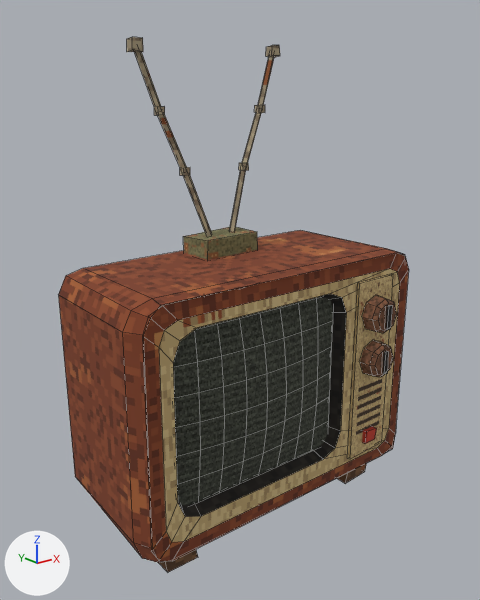
The Blender file output/oddities/OD02_OldTV.blend, before and after one commit.
Both versions are drawn from a 50 mm camera at (-0.995, -1.29, 1.042) aimed at (0.051, 0.017, 0.519). The axes (+X, +Y, +Z) are drawn at lower left. The lights are the same throughout. The older version comes first. Mesh edges are drawn as thin lines.

Before the edit, the objects in view are built like this:
```python
me_od02_body = bpy.data.meshes.new('OD02_Body')
me_od02_body.from_pydata(...)  # 350 vertices, 255 faces; spans x -0.42..0.419, y -0.308..0.538, z -0.004..1.155
me_od02_body.materials.append(mat_m_od02_oldtv)  # picture img_t_oldtv_png
me_od02_screen = bpy.data.meshes.new('OD02_Screen')
me_od02_screen.from_pydata(...)  # 63 vertices, 48 faces; spans x -0.32..0.15, y -0.255..-0.225, z 0.165..0.575
me_od02_screen.materials.append(mat_m_od02_screen)  # picture img_t_oldtv_static_png
ob_od02_body = bpy.data.objects.new('OD02_Body', me_od02_body)
ob_od02_body.parent = ob_sm_od02_oldtv
ob_od02_body.location = (0.0, 0.0, 0.0)
ob_od02_screen = bpy.data.objects.new('OD02_Screen', me_od02_screen)
ob_od02_screen.parent = ob_sm_od02_oldtv
ob_od02_screen.location = (0.0, 0.0, 0.0)
```
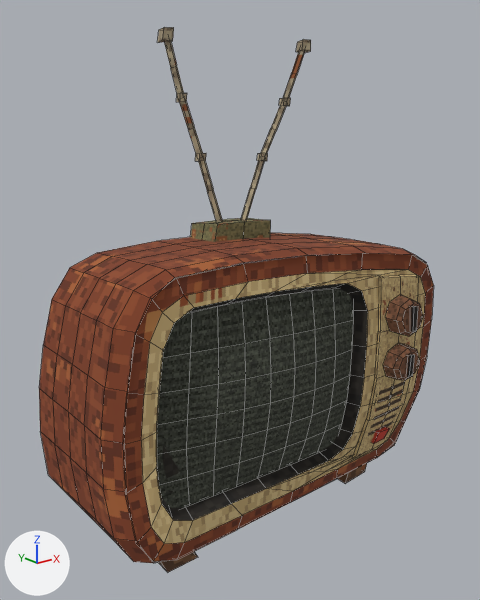
The edits, one by one:
me_od02_body is used by ob_od02_body; parent ob_sm_od02_oldtv; location (0.0, 0.0, 0.0).
me_od02_body had 350 vertices, 255 faces and spanned x -0.42..0.419, y -0.308..0.538, z -0.004..1.155.
me_od02_body now has 699 vertices, 560 faces and spans x -0.473..0.471, y -0.365..0.538, z -0.004..1.182.
me_od02_body part 1: the loose piece of 8 vertices spanning x 0.258..0.272, y -0.308..-0.296, z 0.479..0.541 is multiplied about its middle by the matrix ((1.085, 0.067, -0.086), (-0.068, 1.088, -0.009), (0.085, 0.014, 1.087)), then moved by (0.026, -0.057, 0.005).
me_od02_body part 2: the loose piece of 8 vertices spanning x 0.258..0.271, y -0.308..-0.297, z 0.36..0.42 is multiplied about its middle by the matrix ((1.009, 0.031, -0.019), (-0.032, 1.009, -0.044), (0.018, 0.045, 1.009)), then moved by (0.032, -0.053, 0.0).
me_od02_body part 3: the loose piece of 36 vertices spanning x -0.42..0.419, y -0.256..0.105, z 0.055..0.658 is rebuilt with 144 vertices and now spans x -0.473..0.471, y -0.316..0.164, z 0.05..0.705.
me_od02_body part 4: the loose piece of 36 vertices spanning x -0.402..0.4, y -0.254..-0.248, z 0.068..0.651 is rebuilt with 99 vertices and now spans x -0.437..0.447, y -0.315..-0.195, z 0.068..0.695.
me_od02_body part 5: the loose piece of 24 vertices spanning x -0.355..0.353, y 0.096..0.426, z 0.076..0.583 is rebuilt with 120 vertices and now spans x -0.406..0.377, y 0.043..0.459, z 0.076..0.596.
me_od02_body part 6: the loose piece of 24 vertices spanning x -0.335..0.165, y -0.254..-0.22, z 0.15..0.59 is rebuilt with 48 vertices and now spans x -0.364..0.19, y -0.302..-0.179, z 0.15..0.626.
me_od02_body part 7: the loose piece of 16 vertices spanning x -0.208..-0.026, y 0.021..0.079, z 0.697..1.143 is rebuilt with 28 vertices and now spans x -0.107..0.005, y 0.022..0.11, z 0.728..1.17.
me_od02_body part 8: the loose piece of 8 vertices spanning x 0.199..0.331, y -0.261..-0.251, z 0.119..0.602 is rebuilt with 30 vertices and now spans x 0.208..0.371, y -0.32..-0.256, z 0.119..0.623.
me_od02_body part 9: 9 loose pieces with 104 vertices, spanning x -0.215..0.313, y -0.3..0.084, z 0.152..1.155, are deleted.
me_od02_body part 10: 24 vertices removed from x -0.081..0.208, y -0.023..0.083, z 0.647..1.143; 92 vertices added at x -0.115..0.258, y -0.04..0.118, z 0.67..1.182.
me_od02_body part 11: 4 vertices removed from x 0.266..0.351, y -0.206..-0.132, z 0.076..0.081; 60 vertices added at x 0.243..0.357, y -0.358..-0.131, z 0.076..0.568.
me_od02_body part 12: 4 vertices removed from x -0.352..-0.269, y -0.206..-0.132, z 0.078..0.083; 4 vertices added at x -0.382..-0.291, y -0.21..-0.133, z 0.078..0.083.
Other edits to the shape of me_od02_body do not show in these pictures.
me_od02_screen is used by ob_od02_screen; parent ob_sm_od02_oldtv; location (0.0, 0.0, 0.0).
me_od02_screen had 63 vertices, 48 faces and spanned x -0.32..0.15, y -0.255..-0.225, z 0.165..0.575.
me_od02_screen now has 63 vertices, 48 faces and spans x -0.348..0.174, y -0.276..-0.181, z 0.165..0.607.
me_od02_screen part 13: 63 of 63 vertices moved; they spanned x -0.32..0.15, y -0.255..-0.225, z 0.165..0.575 and now span x -0.348..0.174, y -0.276..-0.181, z 0.165..0.607; mean shift (0.003, -0.005, 0.005).

Changed parts and their boxes (x1, y1, x2, y2) in the pictures (480 x 600 px; the box of a moved part takes in the faces that stretch with it):
'OD02_Body', reshaped (12% wider): before (58, 37, 409, 572); after (39, 27, 434, 572)
'OD02_Screen', reshaped (23% wider): before (173, 297, 333, 505); after (157, 288, 354, 508)
part 1 of me_od02_body, moved or reshaped: before (386, 305, 393, 330); after (411, 306, 418, 333)
part 2 of me_od02_body, moved or reshaped: before (382, 351, 389, 374); after (407, 354, 414, 377)
part 3 of me_od02_body, rebuilt (12% wider): before (58, 230, 405, 563); after (39, 233, 427, 563)
part 4 of me_od02_body, rebuilt (17% wider): before (143, 253, 409, 561); after (123, 253, 434, 561)
part 5 of me_od02_body, rebuilt (mostly hidden): before (158, 279, 279, 309); after (167, 266, 230, 285)
part 6 of me_od02_body, rebuilt (25% wider, 6% taller): before (177, 294, 346, 517); after (157, 283, 368, 520)
part 7 of me_od02_body, rebuilt (24% narrower): before (134, 51, 212, 236); after (164, 41, 223, 222)
part 8 of me_od02_body, rebuilt (43% wider): before (347, 273, 393, 459); after (352, 275, 418, 459)
part 9 of me_od02_body, deleted: before (127, 37, 397, 444)
part 10 of me_od02_body, built on: before (183, 56, 274, 260); after (157, 27, 311, 242)
part 11 of me_od02_body, built on (mostly hidden before): before (337, 464, 366, 484); after (337, 295, 423, 484)
part 12 of me_od02_body, moved or reshaped: before (159, 549, 198, 572); after (158, 552, 198, 572)
